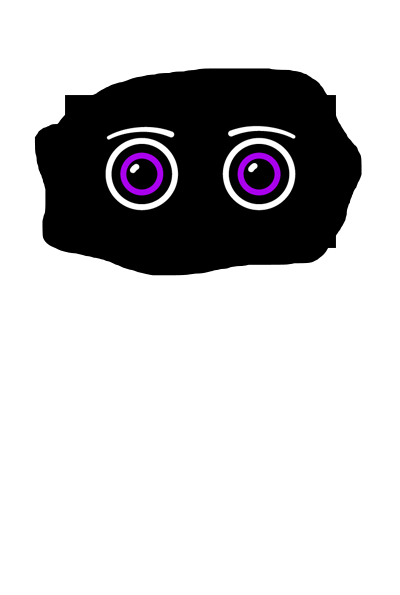
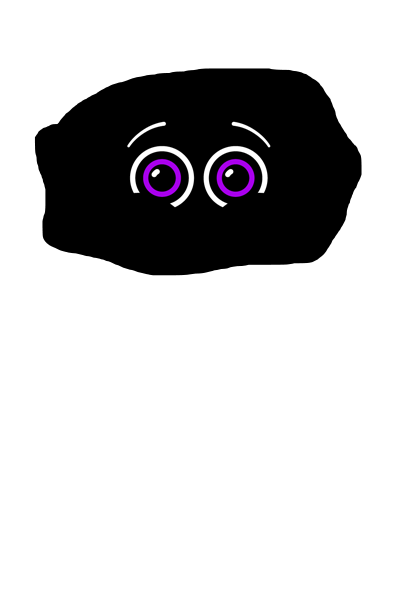
Layer changes from the first 400 x 595 image to the second:
hid "default" over [65, 95, 336, 248]
showed "happy", painted on it over [105, 121, 296, 211]
